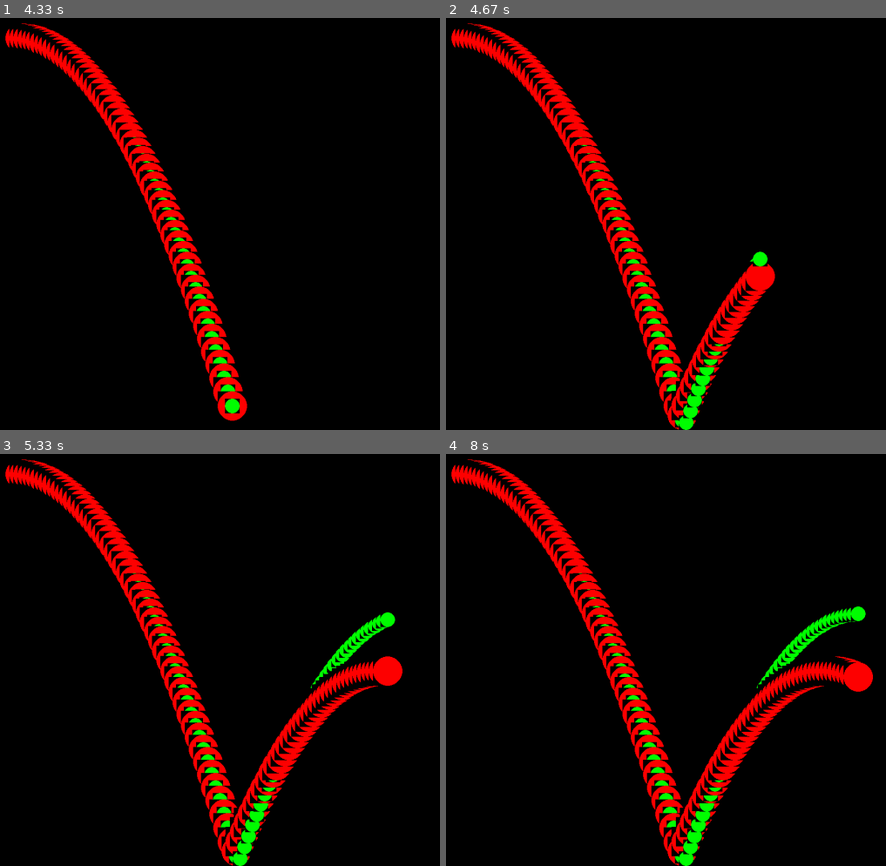
Above: before the commit, frames 1-4 (two rows, left to right).
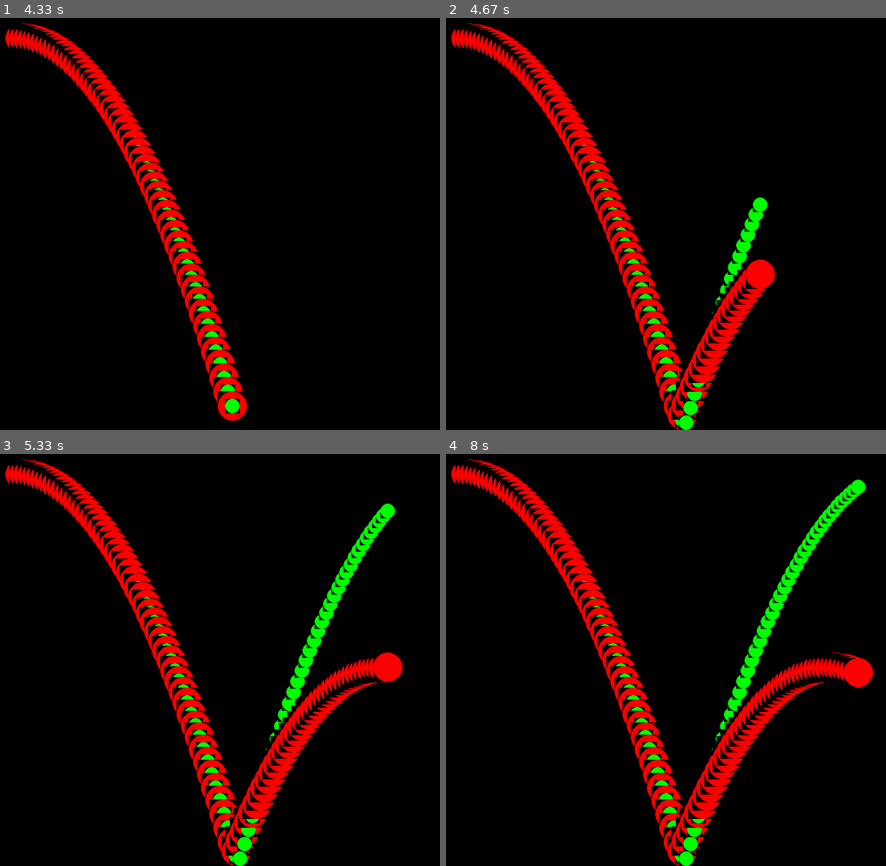
Above: after the commit, the same moments.

Repository: MestreLion/rainballs
Game: pygame game, started from rainballs.py
Two runs of this game, one before a commit and one after it. Both use one fixed random seed, a clock stepped at 60 frames per second and the inputs below. The source is Python 2; it was converted automatically to run under Python 3.
Inputs:
- Up to frame 1 (4.33 s): tap Space at 0.33, 0.73, 1.03, 1.23, 1.77, 2.32, 3.07 s; tap Enter at 3.88 s
- Up to frame 2 (4.67 s): no input
- Up to frame 3 (5.33 s): tap Space at 4.95, 5.25 s
- Up to frame 4 (8 s): tap Space at 5.38, 5.78, 6.12, 6.45, 7.17, 7.97 s

Frame 1 is identical in both runs. In frame 2, 1.9% of the frame differs, in the area x 51-75%, y 43-98%; in frame 3, 4.4%; in frame 4, 5.0%, in the area x 51-98%, y 6-98%.

Commit message:
fix physics bug: elastic bounces must restore full height

Diff:
--- a/rainballs.py
+++ b/rainballs.py
@@ -50,7 +50,7 @@
 
 # Physics stuff - Units in pixels/second
 GRAVITY = (0, -2000)                 # A vector, like everything else
-DAMPING = (1, 0.8)                   # Velocity restitution coefficient of collisions on boundaries
+DAMPING = (1, 1)                     # Velocity restitution coefficient of collisions on boundaries
 FRICTION = 0.3                       # Kinetic coefficient of friction
 TIMESTEP = 1./(FPS or 60)            # dt of physics simulation
 
@@ -133,7 +133,7 @@
         def bounce():
             self.printdata("before bounce")
             # Reflect velocity prior to collision, dampered
-            self.velocity[i] = -v * min(self.elasticity[i], DAMPING[i])
+            self.velocity[i] = -(v+self.velocity[i])/2 * min(self.elasticity[i], DAMPING[i])
             # set to zero when low enough
             if abs(self.velocity[i]) < EPSILON_V:
                 self.velocity[i] = 0
